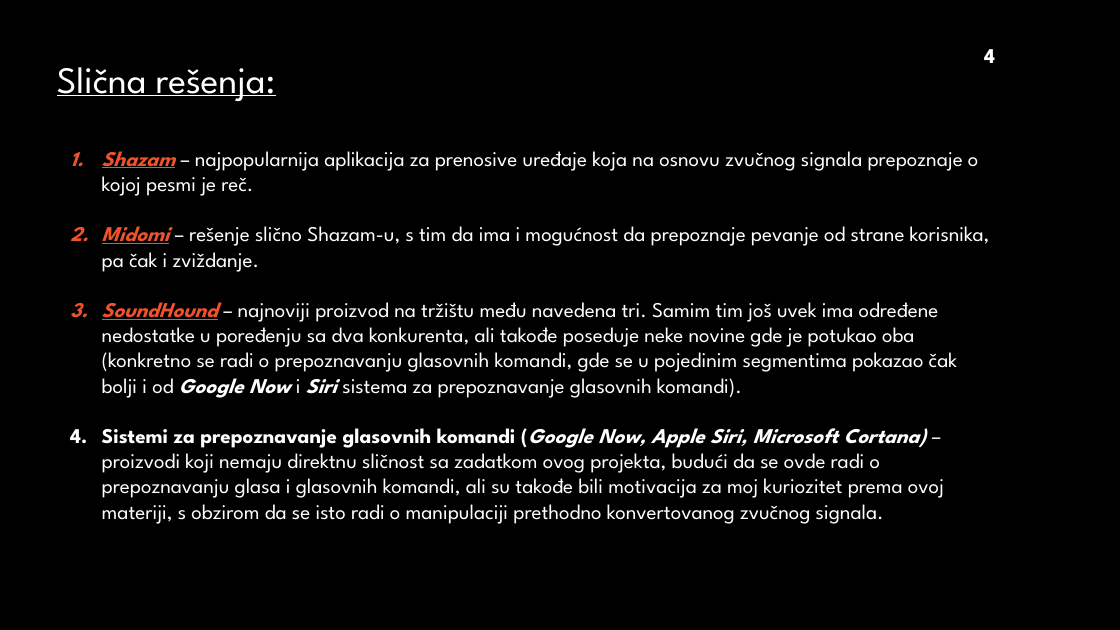
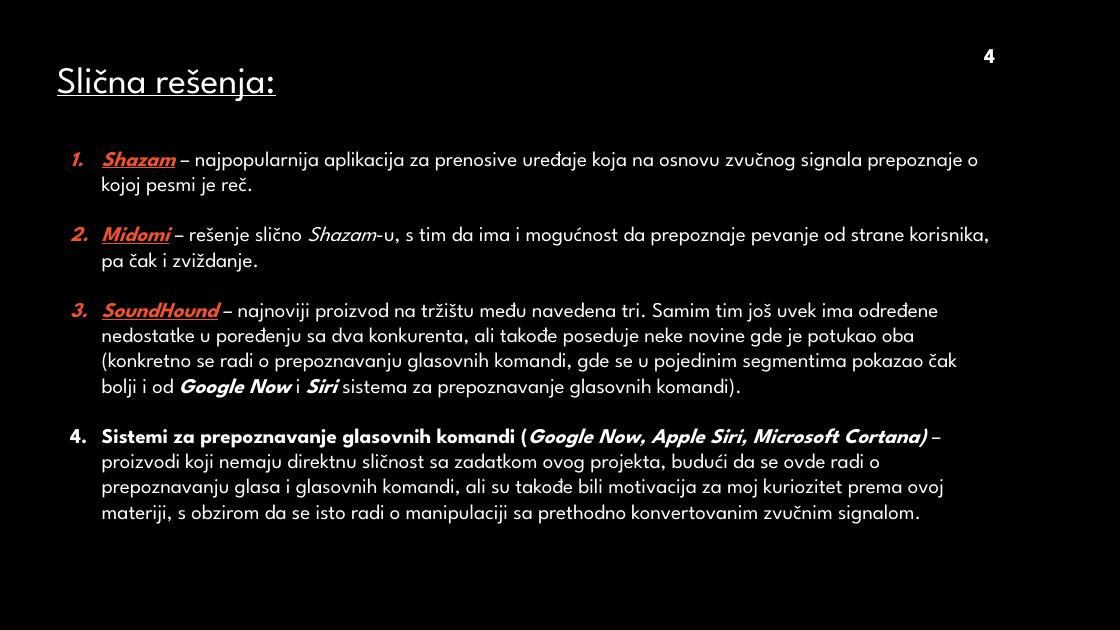
Before and after one commit to DinoBrdar92/SC, a slide deck: slide 4 of DB.pptx. Drawn at 1120x630 pixels with LibreOffice and Linux fonts; fonts in the diff are those of the drawing; background and template pictures are left out. Boxes give left, top, right and bottom in pixels: in the first picture for what was removed or moved away, otherwise in the second. Text is boxed around its words. In the diff, an @@ line names an element or a change of style, - is before the commit and + after.

```diff
--- a/DB.pptx
+++ b/DB.pptx
@@ text at box(102, 226, 990, 272): italic on in "Shazam-u," @@
@@ text at box(102, 428, 944, 524): text changed @@
-4. Sistemi za prepoznavanje glasovnih komandi (Google Now, Apple Siri, Microsoft Cortana) – proizvodi koji nemaju direktnu sličnost sa zadatkom ovog projekta, budući da se ovde radi o prepoznavanju glasa i glasovnih komandi, ali su takođe bili motivacija za moj kuriozitet prema ovoj materiji, s obzirom da se isto radi o manipulaciji prethodno konvertovanog zvučnog signala.
+4. Sistemi za prepoznavanje glasovnih komandi (Google Now, Apple Siri, Microsoft Cortana) – proizvodi koji nemaju direktnu sličnost sa zadatkom ovog projekta, budući da se ovde radi o prepoznavanju glasa i glasovnih komandi, ali su takođe bili motivacija za moj kuriozitet prema ovoj materiji, s obzirom da se isto radi o manipulaciji sa prethodno konvertovanim zvučnim signalom.
```
Also in this commit, not shown: 4 other slides changed.
